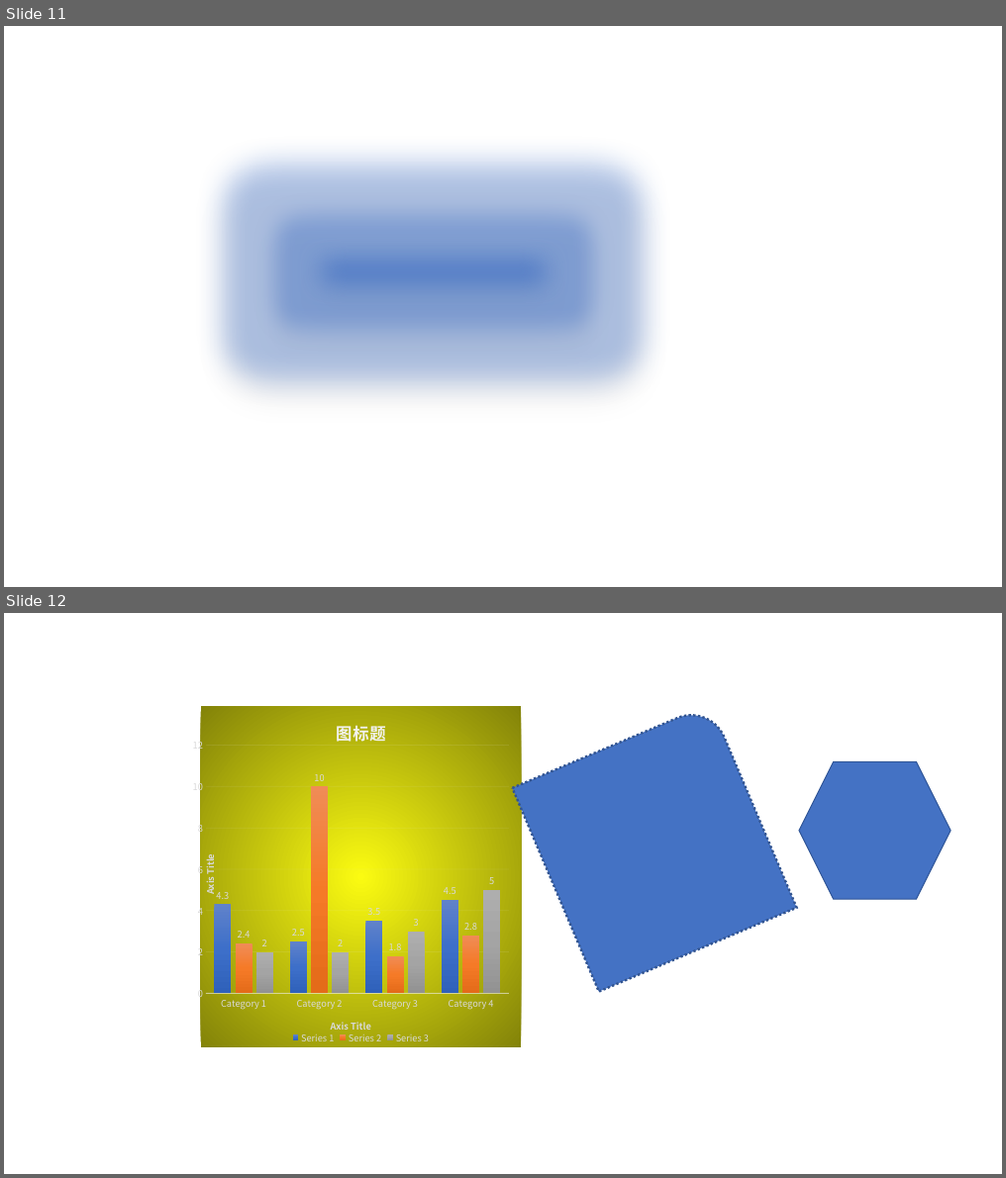
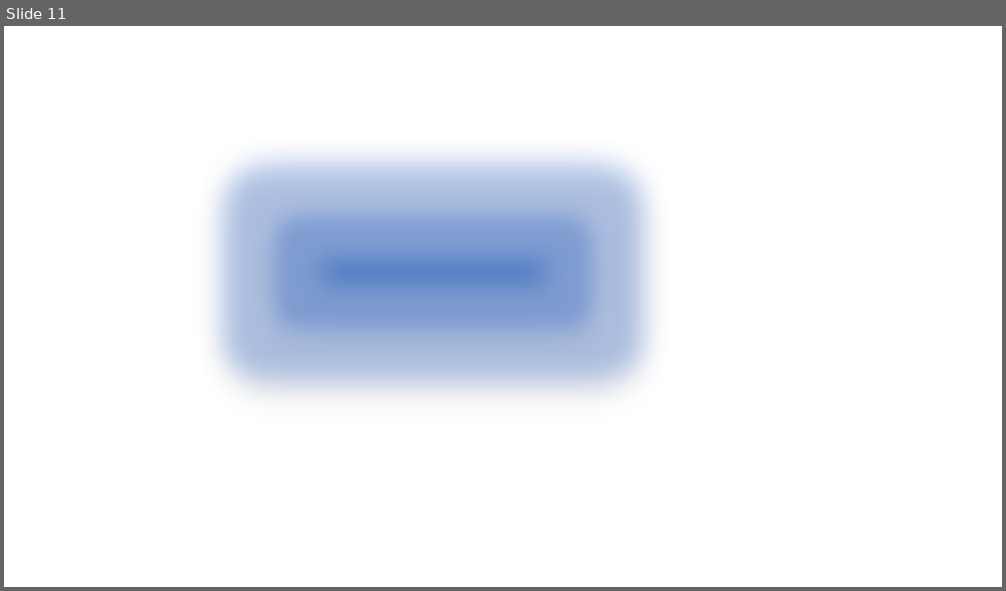
Before and after one commit to Howlcn1997/ooxml-parser, a slide deck: assets/ppt/simple.pptx. Shown one above the other, each under a label of ours: slides 11 and 12 before the commit, slide 11 after it. The pictures are 1006x1178 and 1006x591 pixels, drawn with LibreOffice and Linux fonts; fonts in the diff are those of the drawing. Boxes give left, top, right and bottom in pixels: in the first picture for what was removed or moved away, otherwise in the second. Text is boxed around its words. In the diff, an @@ line names an element or a change of style, - is before the commit and + after.

```diff
--- a/assets/ppt/simple.pptx
+++ b/assets/ppt/simple.pptx
@@ slide 12 removed at (4,613,1002,1174), background #FFFFFF @@
@@ column chart removed at (193,707,521,1048) @@
-title "图标题"
-categories: Category 1, Category 2, Category 3, Category 4
-Series 1: 4.3, 2.5, 3.5, 4.5
-Series 2: 2.4, 10, 1.8, 2.8
-Series 3: 2, 2, 3, 5
@@ round rect removed at (513,704,797,992) @@
@@ hexagon removed at (799,761,951,900) @@
```
Also in this commit, not shown: 1 slide added, 4 other files.
